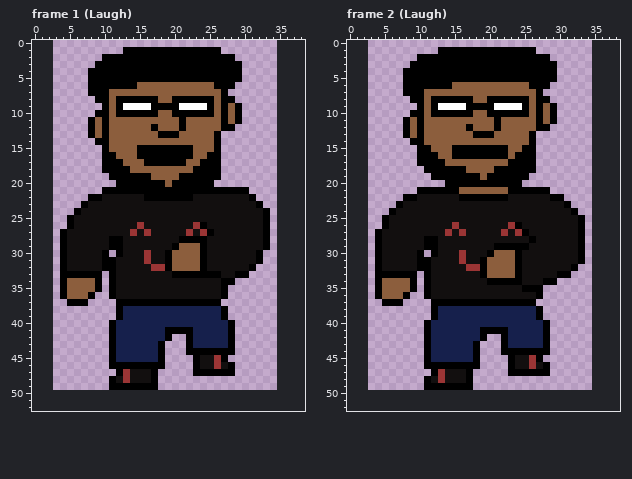
One commit to this pixel-art file: WIP/Eddy.aseprite. Above: the version before the commit.
32x50 pixels, 24 frames. Colours within 5 levels of each other are drawn and written as one. Shown: frame 1 (Laugh), frame 2 (Laugh). The old version is drawn lined up with the new one, on the new canvas. The commit also changed other frames, which this record leaves out.
Now the later version:
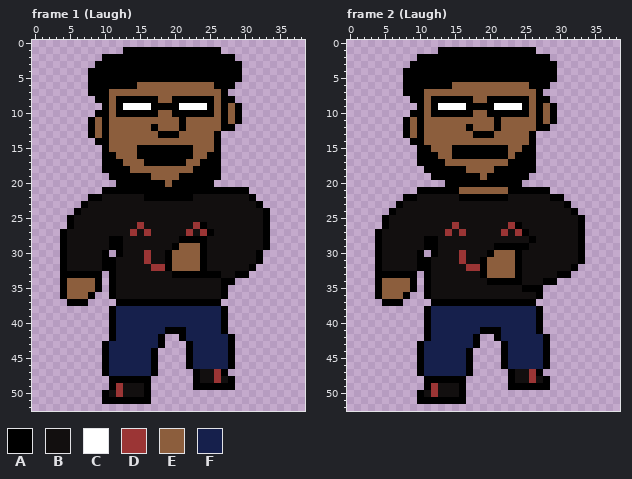
Palette (. is transparent): A #000000  B #120f0f  C #ffffff  D #9b3535  E #8c5e3d  F #16204c
From old to new:
canvas 32x50 -> 39x53, the old top-left corner now at 3,0
Frame 1 (Laugh):
y 38..39: x 11..12 .A -> AF
y 40: x 27..28 FA -> A.
y 41: x 22 A -> F; x 27..28 FA -> A.
y 42: x 18..19 FA -> A.; x 21..22 .A -> AF
y 43: x 10..11 .A -> AF
y 44: x 10..11 .A -> AF; x 17..18 FA -> A.; x 23..27 AAAAA -> FFFFF
y 45: x 10..11 .A -> AF; x 17..18 FA -> A.; x 22..28 .ABBDA. -> AFFFFFA
y 46: x 10..16 .AAAAAA -> AFFFFFF; x 18 A -> .; x 22..27 .ABBDB -> AFFFFF
y 47: x 10..16 ..ADBBB -> AFFFFFF; x 24..26 AAA -> BBD; x 28 A -> .
y 48: x 12..17 BDBBBA -> AAAAA.; x 23..28 ...... -> ABBDBA
y 49: x 12..15 AAAA -> DBBB; x 17 A -> .; x 23..28 ...... -> AAAAAA
y 50: x 10..16 ....... -> ABDBBBA
y 51: x 10..16 ....... -> AAAAAAA
Frame 2 (Laugh): the same change as frame 1 (Laugh)
Boxes around the changes in both pictures, in picture pixels (x1, y1, x2, y2):
changed: (102, 306, 235, 404)
changed: (417, 306, 550, 404)
